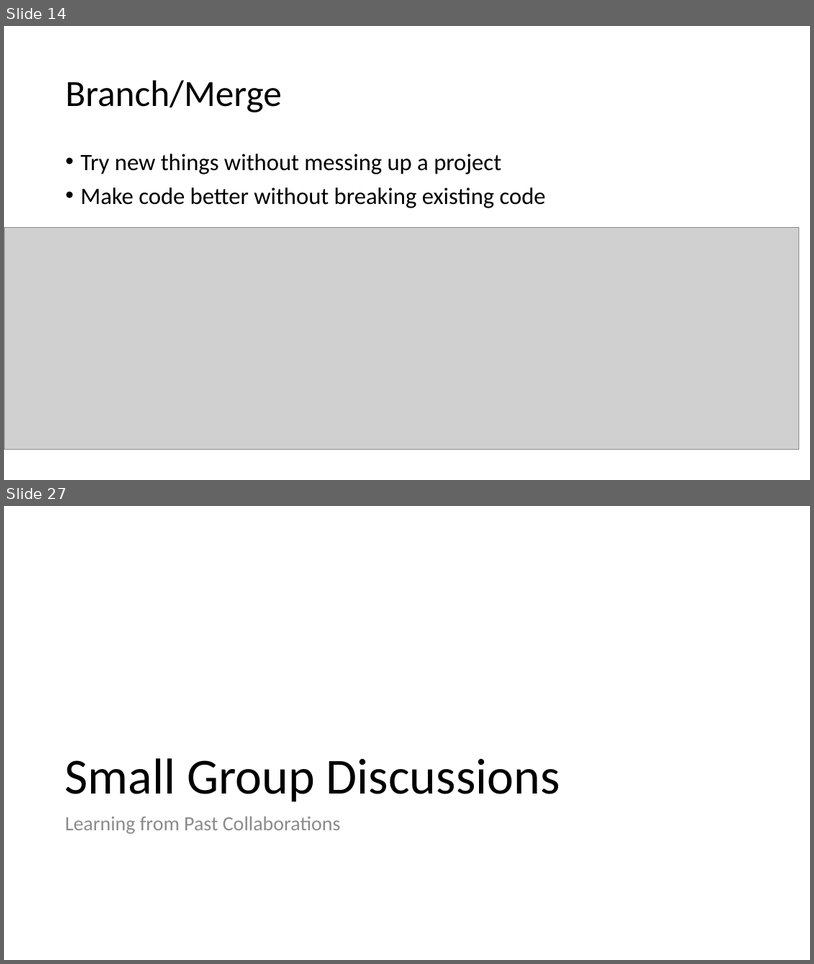
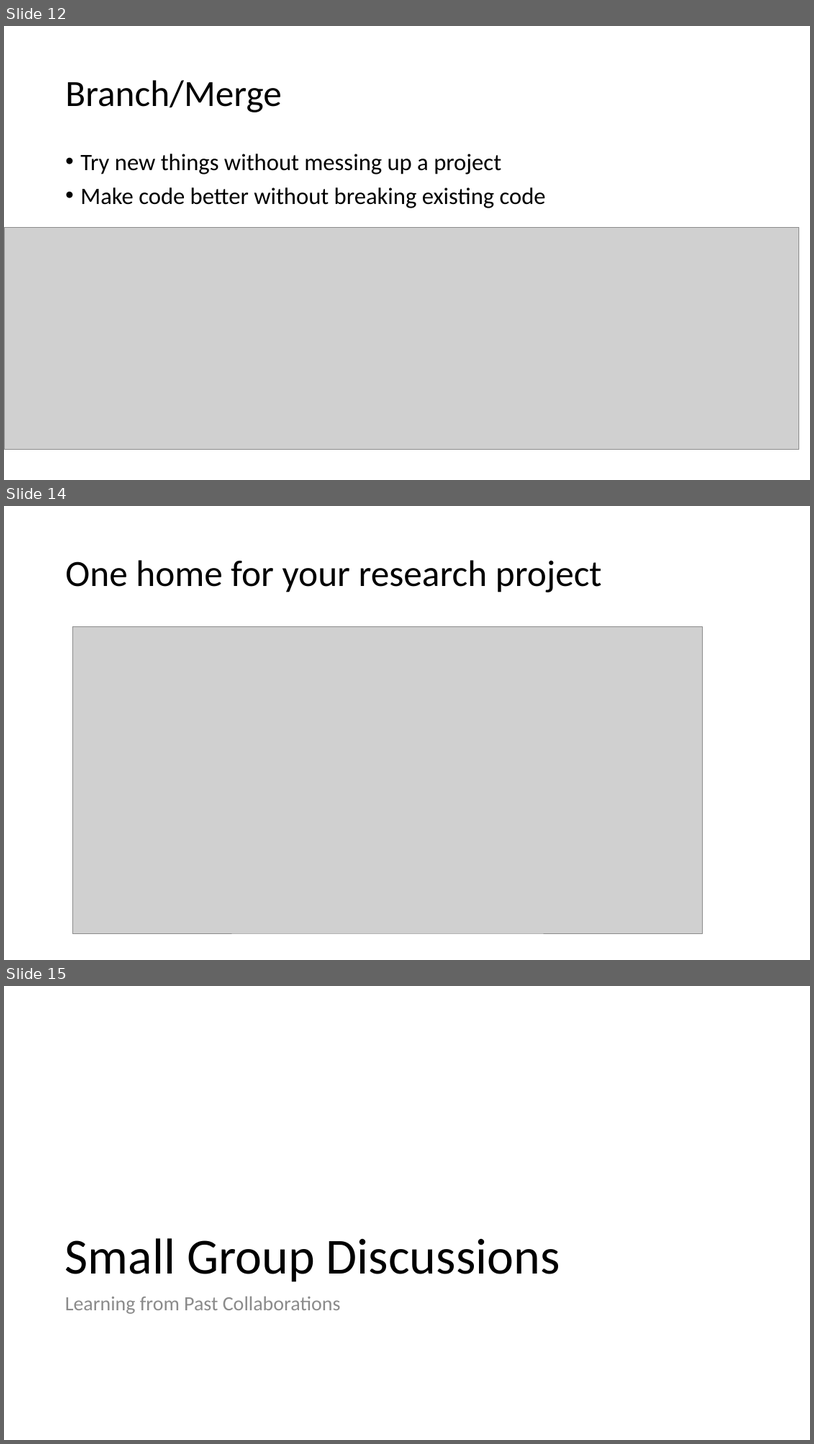
Before and after one commit to ReproducibleQM/n_commandments, a slide deck: pres_deck.pptx. Shown one above the other, each under a label of ours: slides 14 and 27 before the commit, slides 12, 14 and 15 after it; the slides between them are not shown. The pictures are 814x964 and 814x1444 pixels, drawn with LibreOffice and Linux fonts; fonts in the diff are those of the drawing; grey boxes stand for pictures. Boxes give left, top, right and bottom in pixels: in the first picture for what was removed or moved away, otherwise in the second. Text is boxed around its words. In the diff, an @@ line names an element or a change of style, - is before the commit and + after.

```diff
--- a/pres_deck.pptx
+++ b/pres_deck.pptx
@@ slide 14 added at (x1=4, y1=506, x2=810, y2=960), background #FFFFFF @@
@@ title added at (x1=65, y1=560, x2=602, y2=592), 44 pt, text #000000 @@
+One home for your research project
@@ picture added at (x1=73, y1=627, x2=702, y2=933) @@
@@ what was slide 14 is now slide 12 @@
@@ what was slide 27 is now slide 15 @@
```
Also in this commit, not shown: 7 slides changed, 1 other slide added, 14 slides removed.
